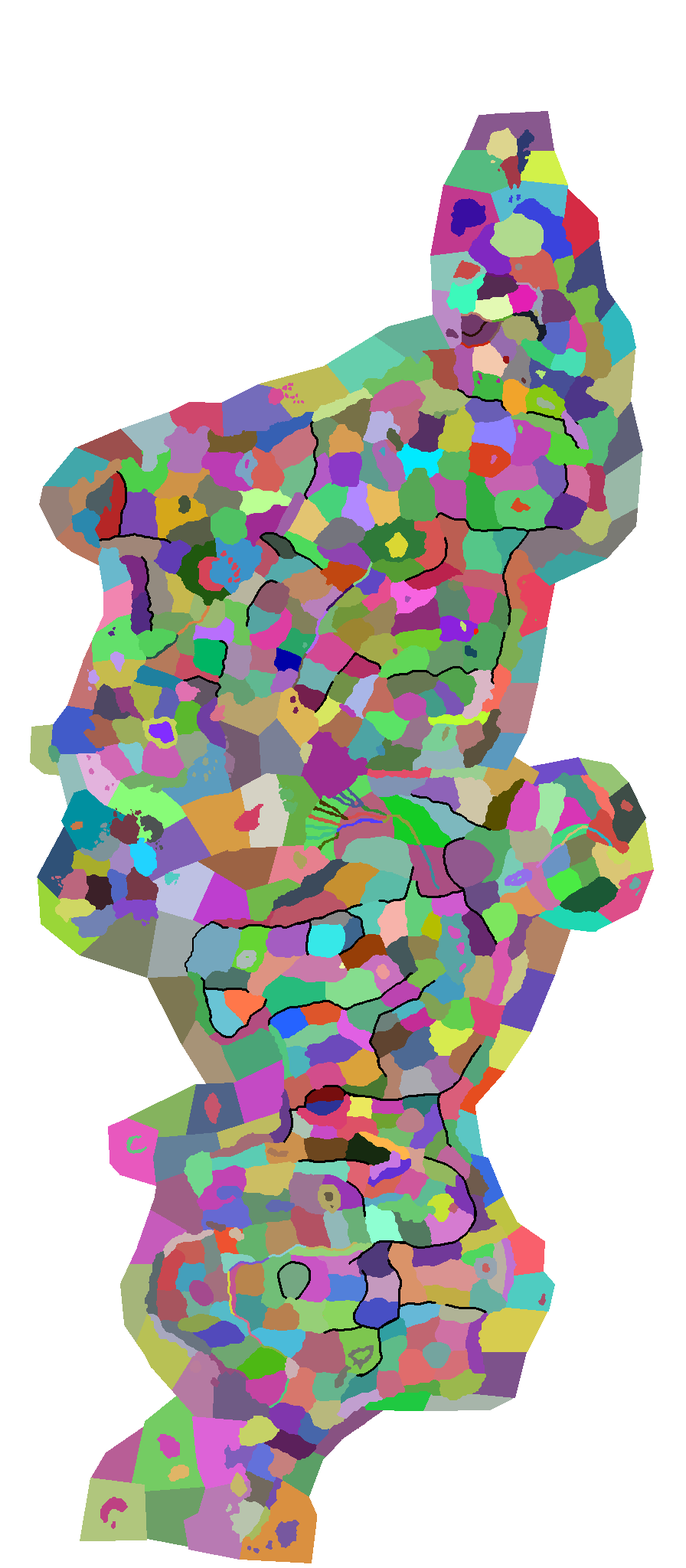
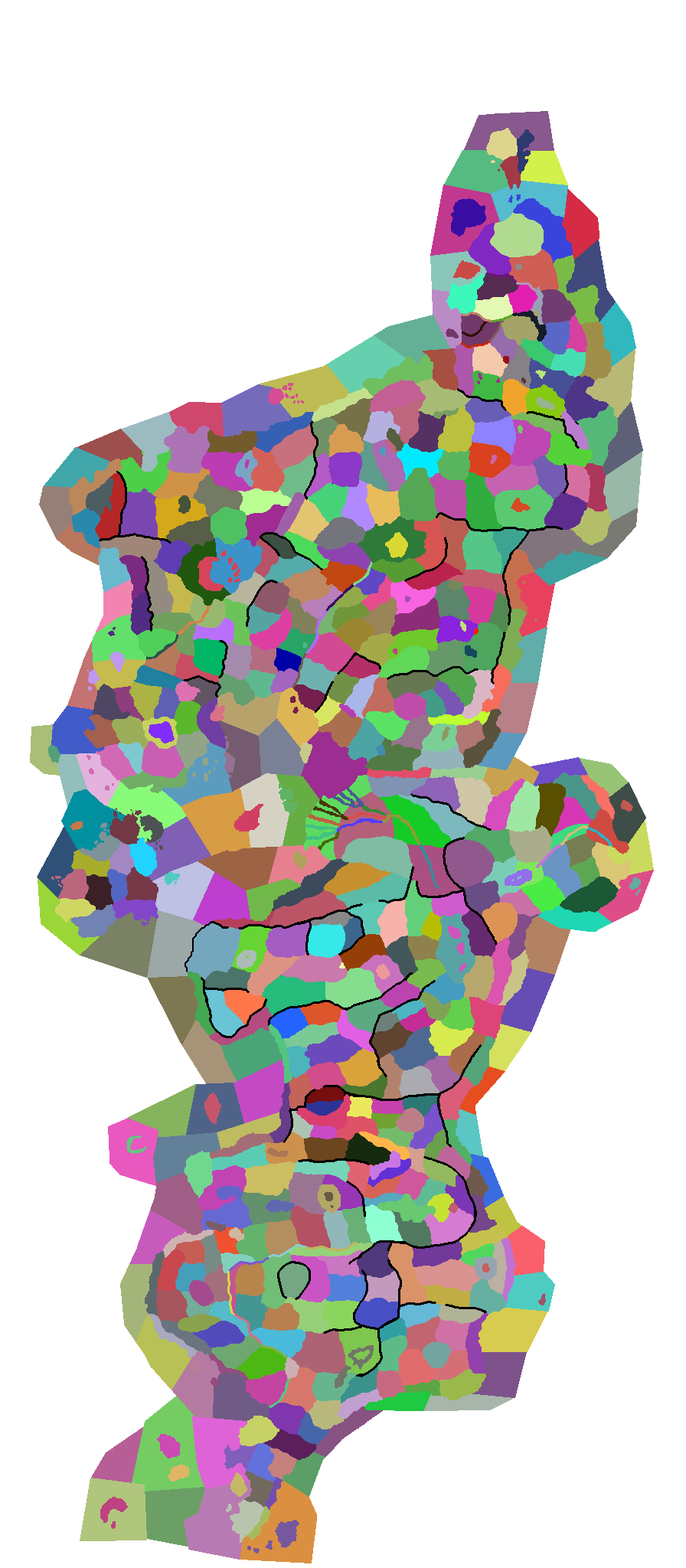
Layered file, before and after one edit (686x1568). Changes by layer:
painted on "provinces.bmp" over (284, 628, 583, 1098)
